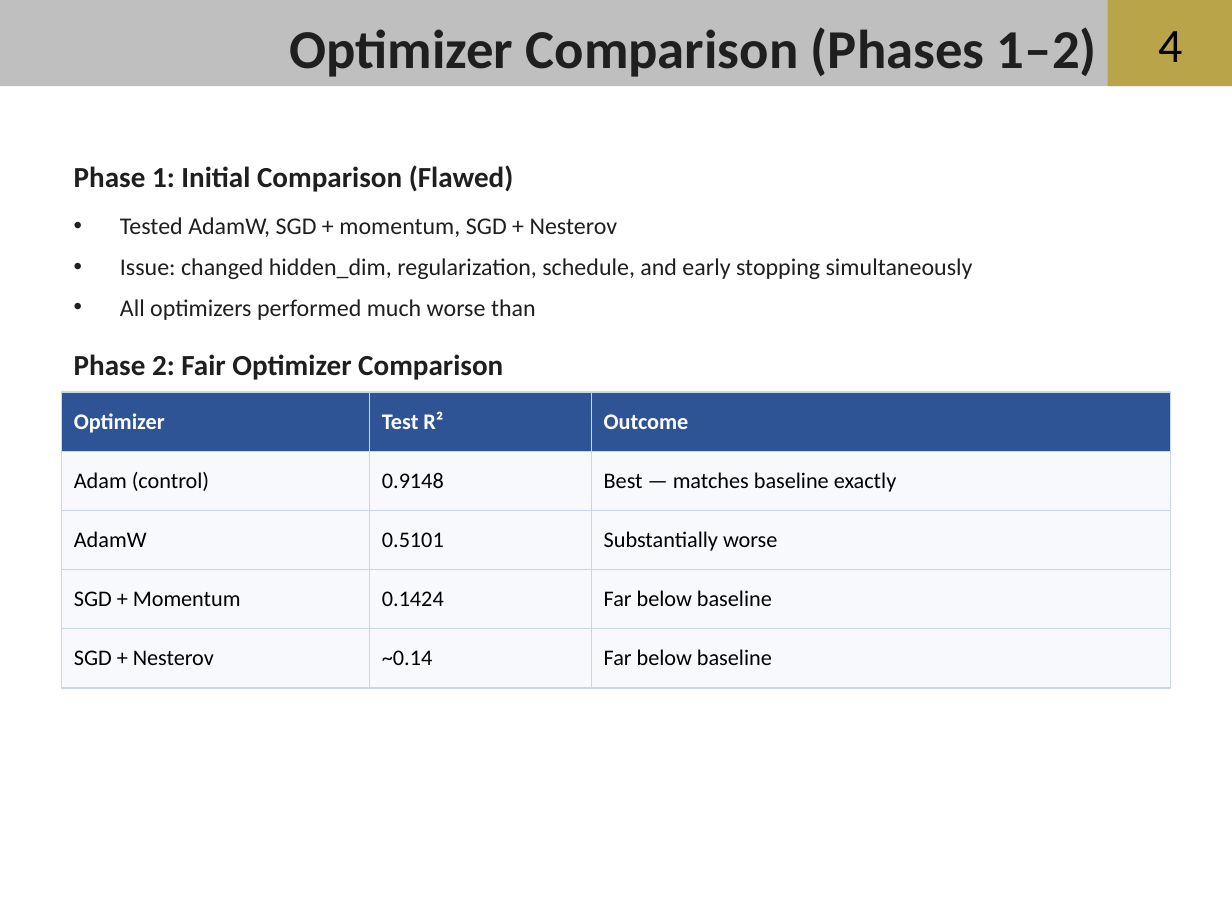
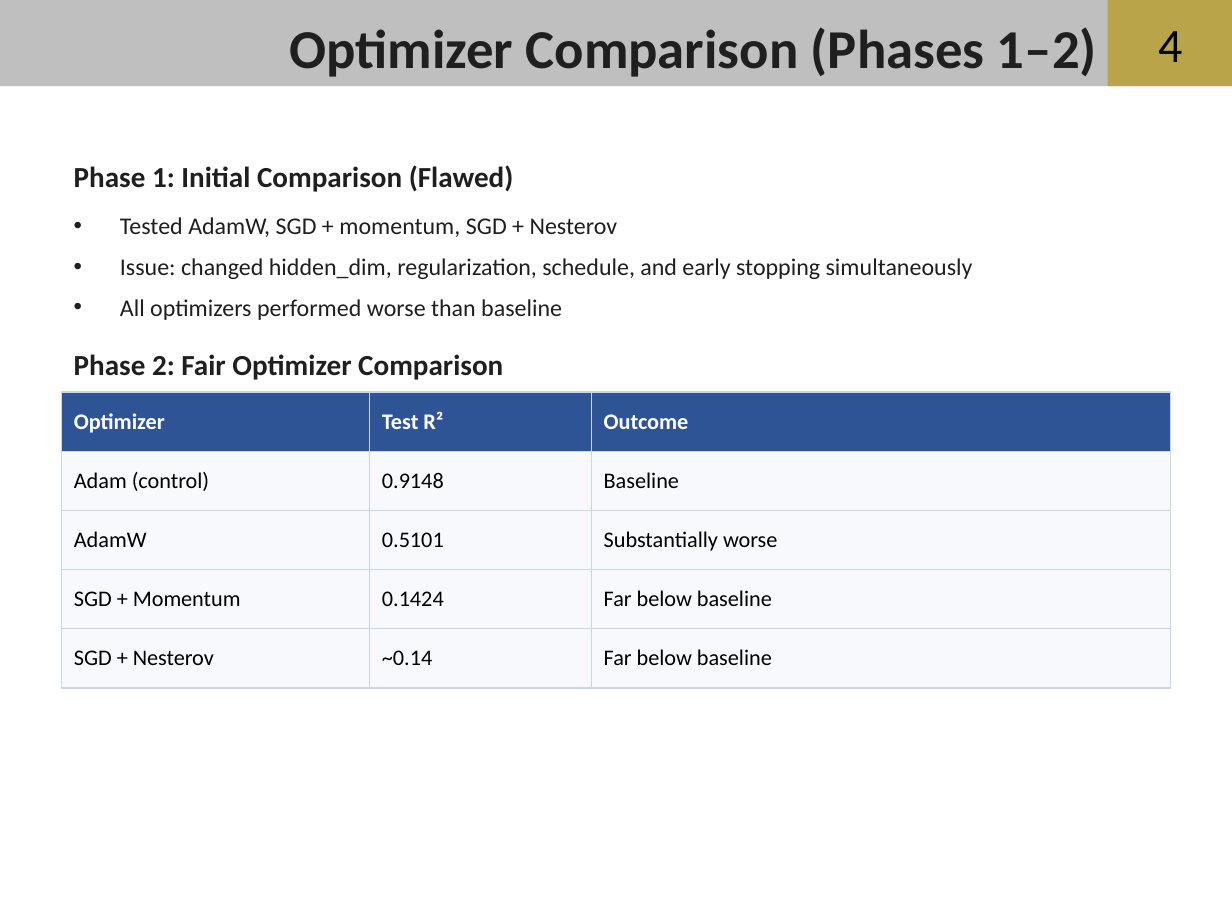
Before and after one commit to aadams2006/NSF-REU-Summer-26, a slide deck: slide 4 of docs/reference_materials/powerpoints/6-30 REU.pptx. Drawn at 1232x924 pixels with LibreOffice and Linux fonts; fonts in the diff are those of the drawing; background and template pictures are left out. Boxes give left, top, right and bottom in pixels: in the first picture for what was removed or moved away, otherwise in the second. Text is boxed around its words. In the diff, an @@ line names an element or a change of style, - is before the commit and + after.

```diff
--- a/docs/reference_materials/powerpoints/6-30 REU.pptx
+++ b/docs/reference_materials/powerpoints/6-30 REU.pptx
@@ text at box(120, 299, 562, 320): text changed @@
-• All optimizers performed much worse than
+• All optimizers performed worse than baseline
@@ table at box(62, 392, 1170, 687) @@
-row 2, column 3: Best — matches baseline exactly
+row 2, column 3: Baseline
```
Also in this commit, not shown: 4 other slides changed.
